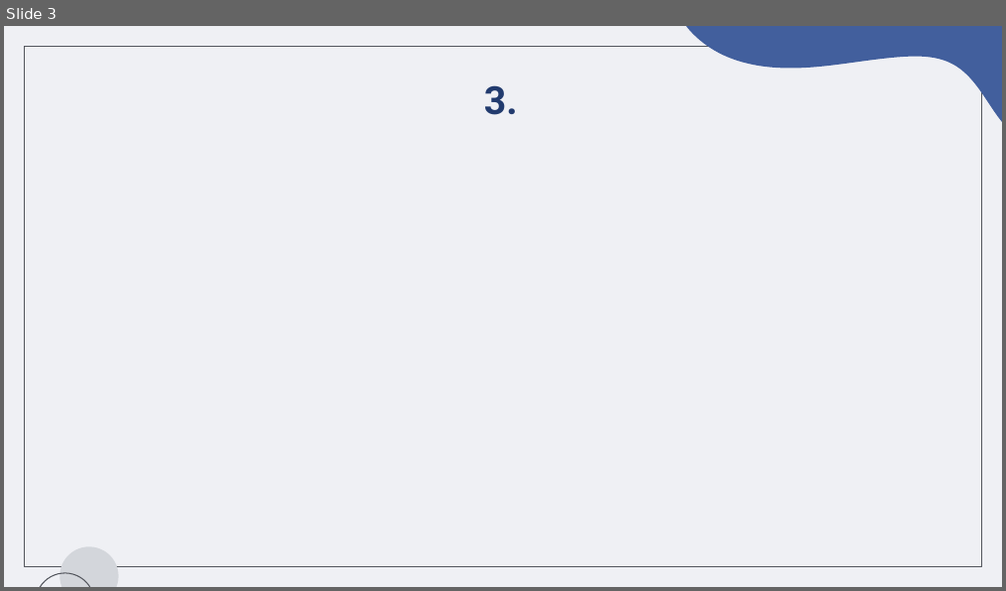
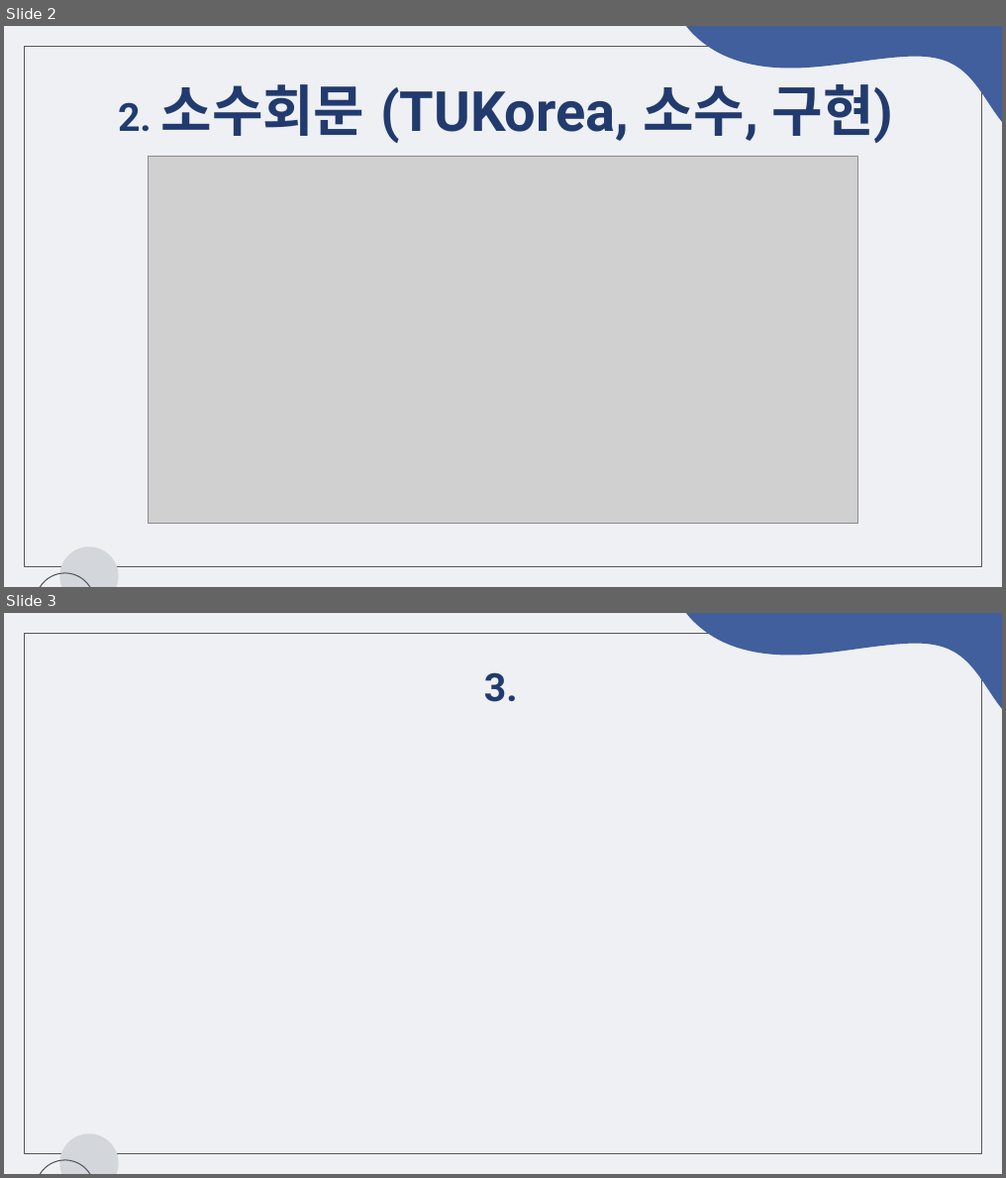
Before and after one commit to chaeeun-dev/CodingTest, a slide deck: 문제해결프로그래밍_숙제/제출용/숙제9_2022182035.pptx. Shown one above the other, each under a label of ours: slide 3 before the commit, slides 2 and 3 after it. The pictures are 1006x591 and 1006x1178 pixels, drawn with LibreOffice and Linux fonts; fonts in the diff are those of the drawing; grey boxes stand for pictures. Boxes give left, top, right and bottom in pixels: in the first picture for what was removed or moved away, otherwise in the second. Text is boxed around its words. In the diff, an @@ line names an element or a change of style, - is before the commit and + after.

```diff
--- a/문제해결프로그래밍_숙제/제출용/숙제9_2022182035.pptx
+++ b/문제해결프로그래밍_숙제/제출용/숙제9_2022182035.pptx
@@ slide 2 added at box(4, 26, 1002, 587), background #EFF0F4; not listed: 4 template elements that a slide beside it also shows @@
@@ title added at box(118, 84, 894, 143), 40 pt, text #223B6E, bold @@
+2. 소수회문 (TUKorea, 소수, 구현)
@@ picture added at box(148, 157, 858, 524) @@
```
Also in this commit, not shown: 2 other slides added, 5 slides removed, 8 other files.
